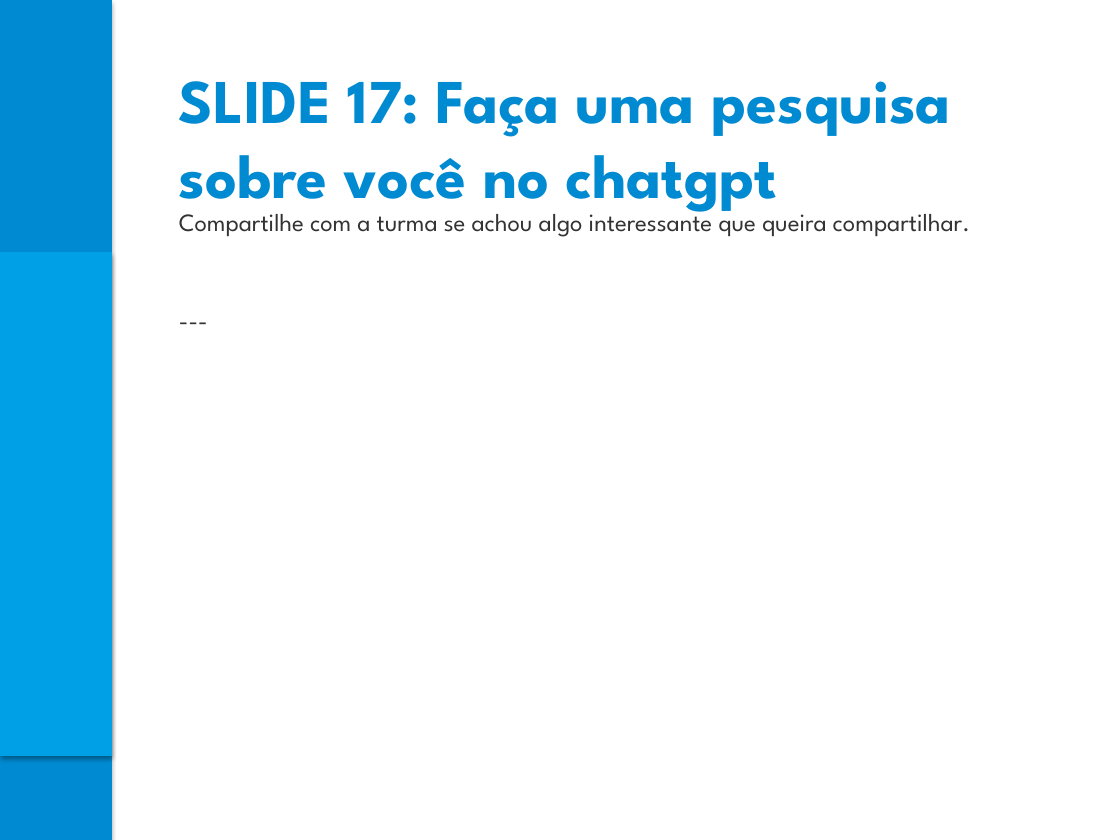
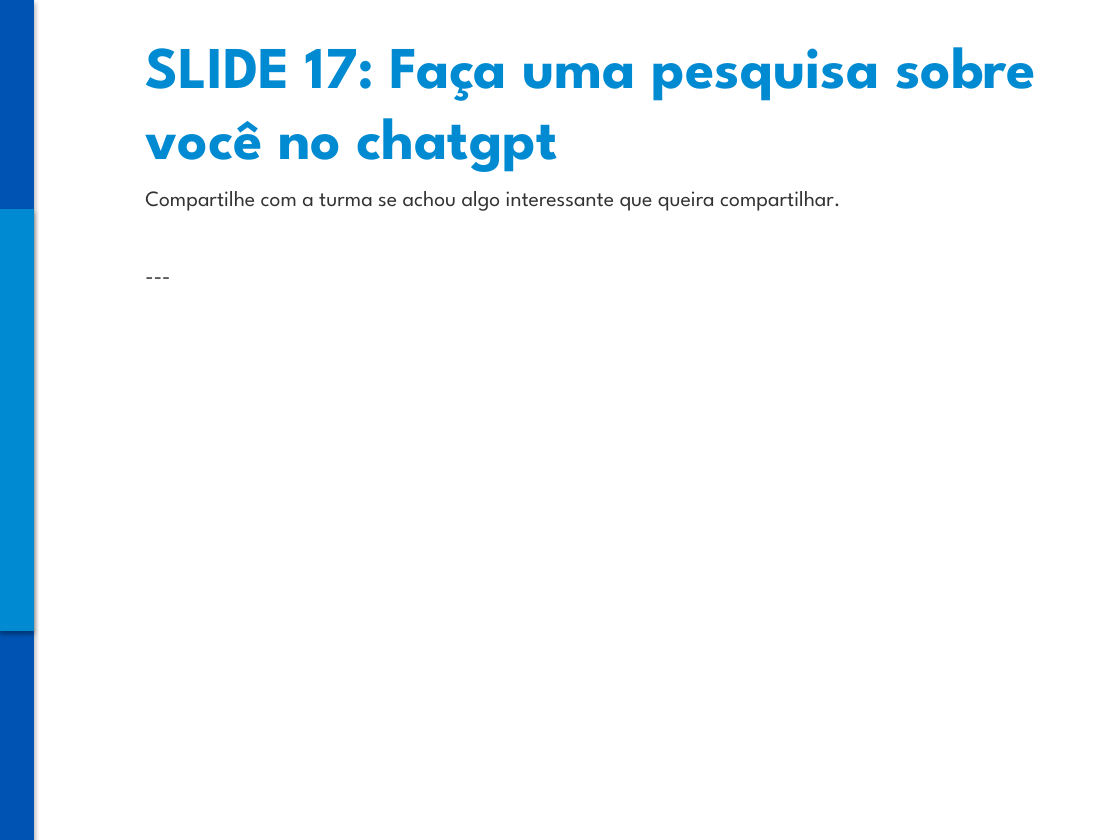
Before and after one commit to Gelvazio/aulas-senai, a slide deck: slide 17 of MATERIAIS/QUALIFICACAO-PROFISSIONAL/DIGITAL SKILLS/SlidesDigitalSkillsGemini.pptx. Drawn at 1120x840 pixels with LibreOffice and Linux fonts; fonts in the diff are those of the drawing. Boxes give left, top, right and bottom in pixels: in the first picture for what was removed or moved away, otherwise in the second. Text is boxed around its words. In the diff, an @@ line names an element or a change of style, - is before the commit and + after.

```diff
--- a/MATERIAIS/QUALIFICACAO-PROFISSIONAL/DIGITAL SKILLS/SlidesDigitalSkillsGemini.pptx
+++ b/MATERIAIS/QUALIFICACAO-PROFISSIONAL/DIGITAL SKILLS/SlidesDigitalSkillsGemini.pptx
@@ rectangle: place and size @@
-rectangle at (0,0,112,840)
+rectangle at (0,0,34,840)
@@ rectangle at (0,0,34,840): fill #008AD1 to #0053B3; outline none to #0053B3 0.75 pt @@
@@ text "SLIDE 17: Faça uma pesquisa ...": place and size @@
-text "SLIDE 17: Faça uma pesquisa ..." at (179,81,951,217)
+text "SLIDE 17: Faça uma pesquisa ..." at (145,47,1036,172)
@@ text "SLIDE 17: Faça uma pesquisa ..." at (145,47,1036,172): size 40 to 38 pt; vertical alignment top to middle @@
@@ text "Compartilhe com a turma se ...": place and size @@
-text "Compartilhe com a turma se ..." at (179,206,970,237)
+text "Compartilhe com a turma se ..." at (145,191,841,211)
@@ text "Compartilhe com a turma se ..." at (145,191,841,211): size 16 to 14 pt; less space between paragraphs @@
@@ rectangle: place and size @@
-rectangle at (0,252,112,756)
+rectangle at (0,211,34,631)
@@ rectangle at (0,211,34,631): fill #00A0E6 to #008AD1; outline none to #008AD1 0.75 pt @@
```
Also in this commit, not shown: 49 other slides changed.
